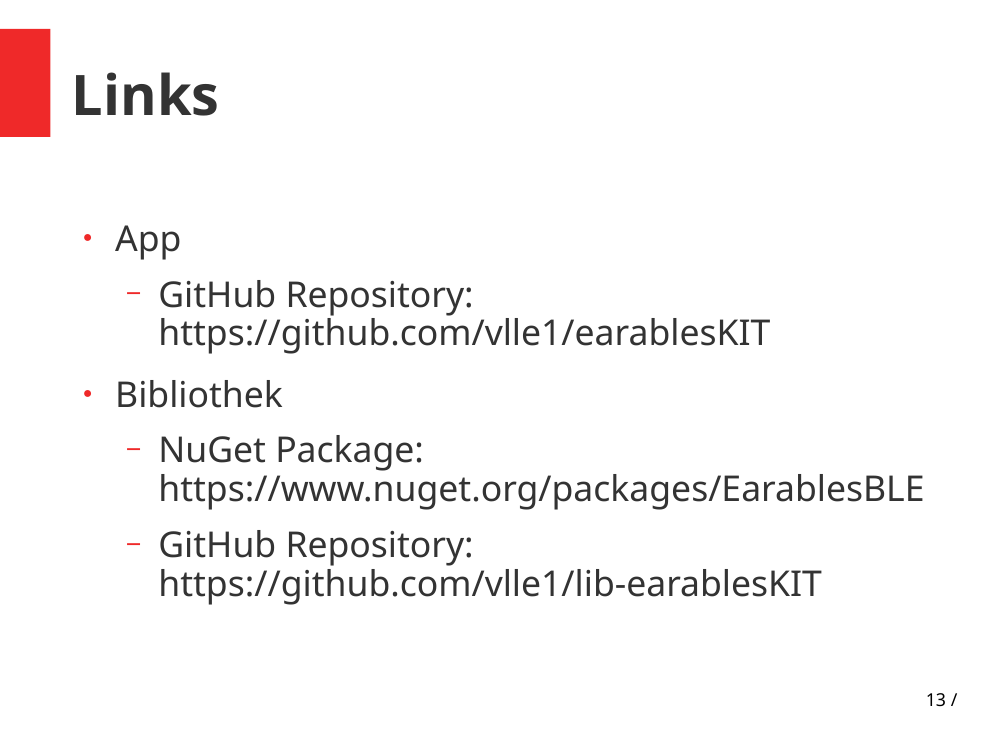
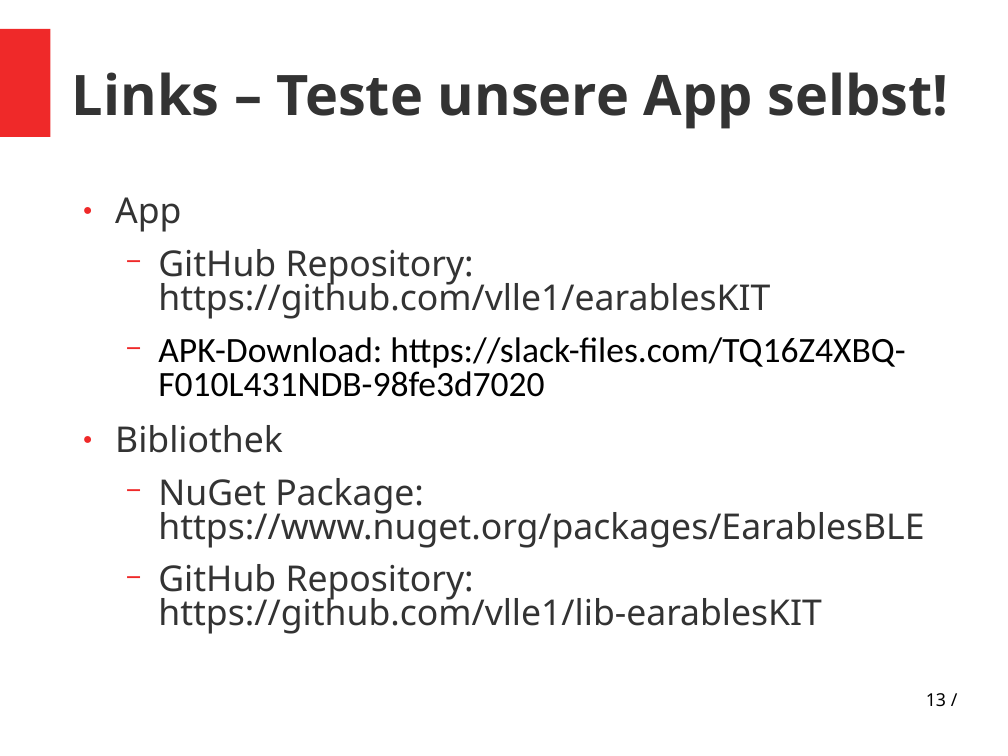
Before and after one commit to vlle1/dokumente-earablesKIT, a slide deck: slide 13 of Abschlusspräsi/Abschlusspräsi.odp. Drawn at 1008x756 pixels with LibreOffice and Linux fonts; fonts in the diff are those of the drawing. Boxes give left, top, right and bottom in pixels: in the first picture for what was removed or moved away, otherwise in the second. Text is boxed around its words. In the diff, an @@ line names an element or a change of style, - is before the commit and + after.

Commit message:
Link zum Testen der App hinzugefügt

```diff
--- a/Abschlusspräsi/Abschlusspräsi.odp
+++ b/Abschlusspräsi/Abschlusspräsi.odp
@@ title at <box>72,72,949,129</box>: text changed @@
-Links
+Links – Teste unsere App selbst!
@@ text "App": place and size @@
-text "App" at <box>115,225,924,605</box>
+text "App" at <box>115,197,924,634</box>
@@ text at <box>115,197,924,634</box>: line spacing 1 to 0.9; line spacing 0.9 to 0.8 @@
@@ text at <box>158,337,905,397</box>: paragraph added @@
+  − APK-Download: https://slack-files.com/TQ16Z4XBQ-F010L431NDB-98fe3d7020
```
